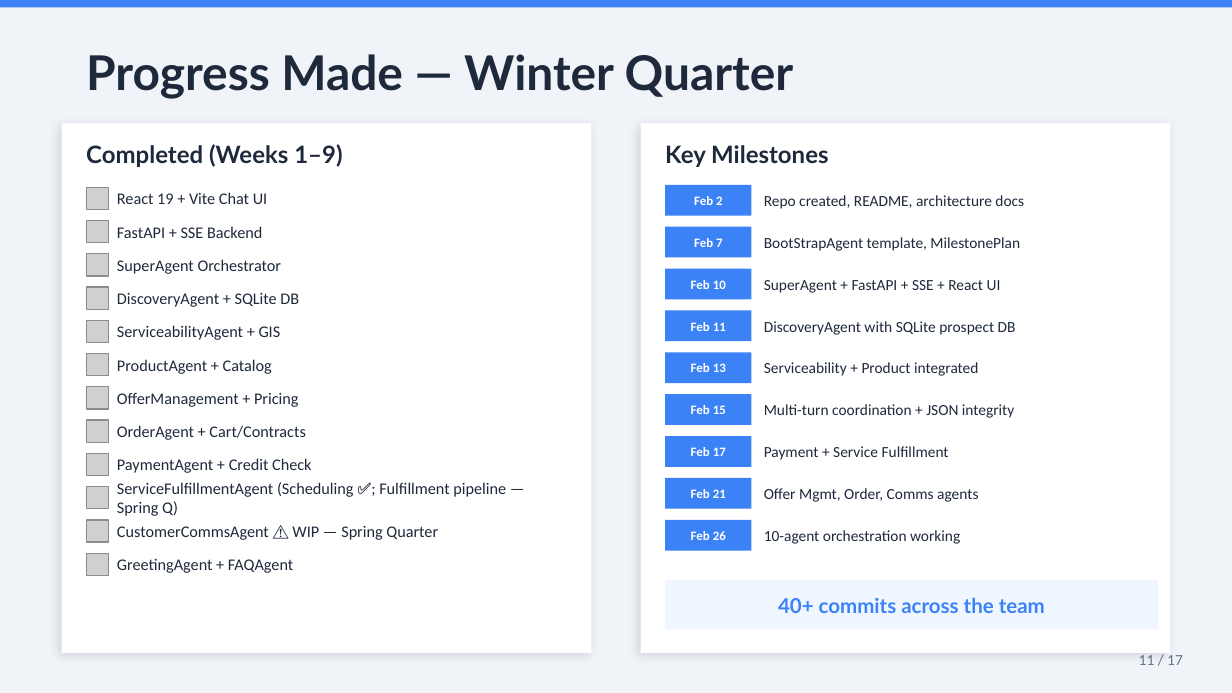
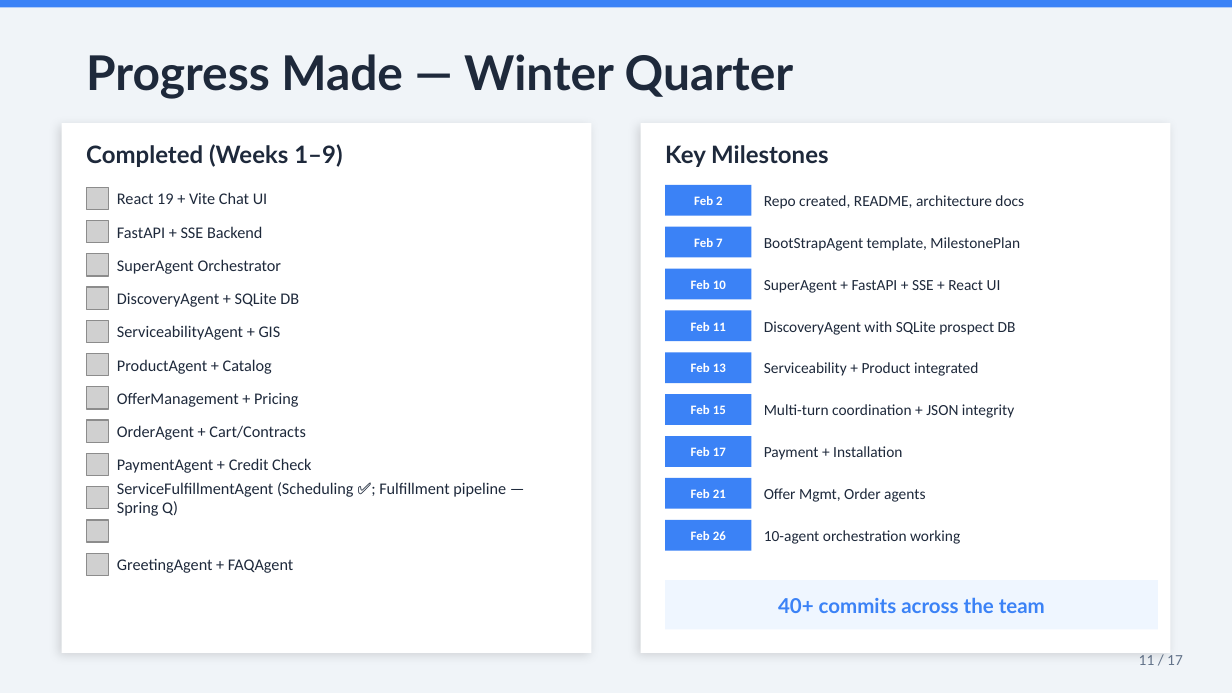
Before and after one commit to sudhamanc/ConversationalSalesAgent, a slide deck: slide 13 of B2B_Sales_Agent_Progress_Report.pptx. Drawn at 1232x693 pixels with LibreOffice and Linux fonts; fonts in the diff are those of the drawing; grey boxes stand for pictures. Boxes give left, top, right and bottom in pixels: in the first picture for what was removed or moved away, otherwise in the second. Text is boxed around its words. In the diff, an @@ line names an element or a change of style, - is before the commit and + after.

```diff
--- a/B2B_Sales_Agent_Progress_Report.pptx
+++ b/B2B_Sales_Agent_Progress_Report.pptx
@@ text at [764,446,902,460]: text changed @@
-Payment + Service Fulfillment
+Payment + Installation
@@ text at [764,488,925,502]: text changed @@
-Offer Mgmt, Order, Comms agents
+Offer Mgmt, Order agents
@@ text removed at [117,526,438,540] @@
-CustomerCommsAgent ⚠️ WIP — Spring Quarter
```
